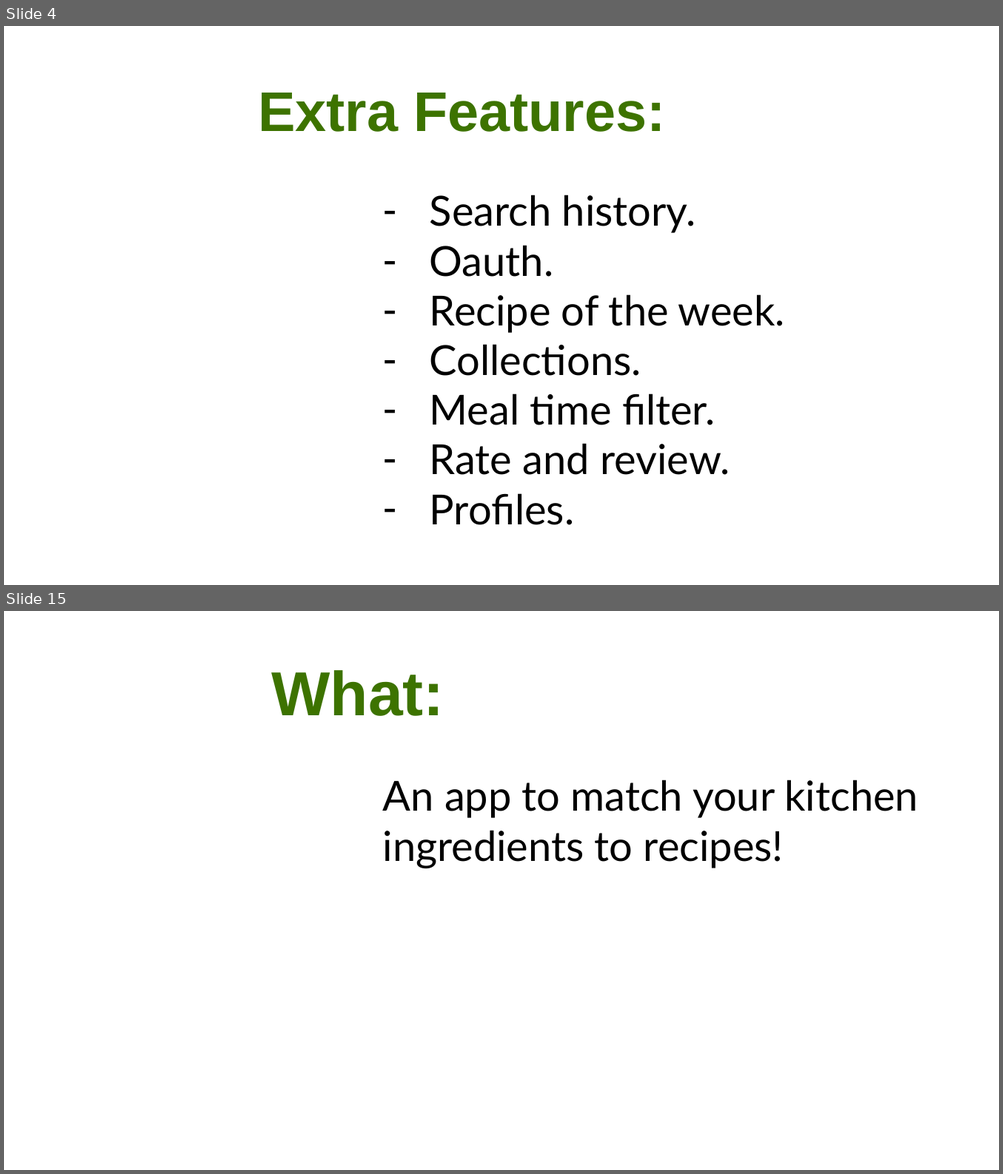
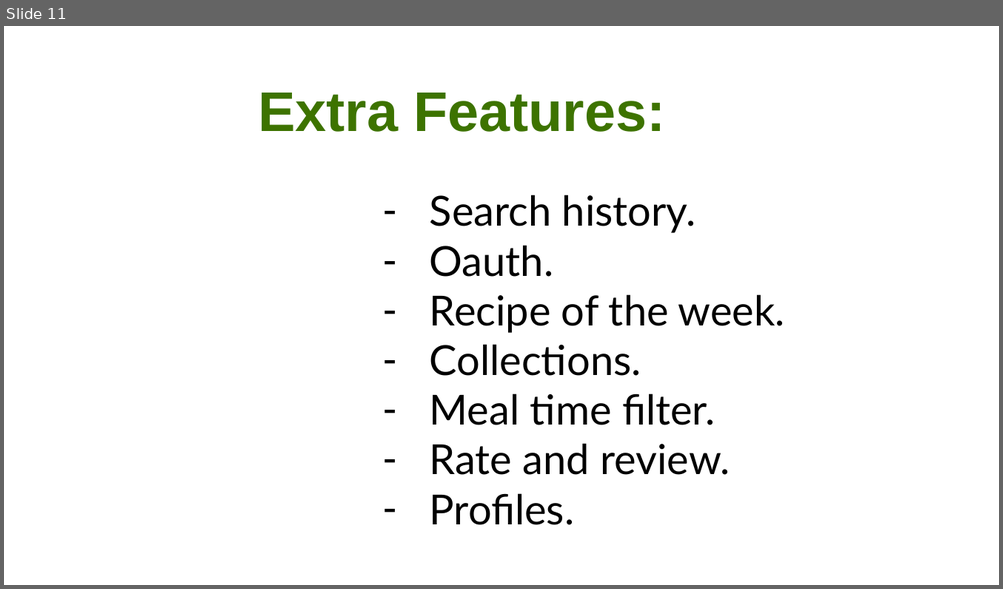
Before and after one commit to CA-MERN/MERN-Part-A-Docs, a slide deck: Presentation1.pptx. Shown one above the other, each under a label of ours: slides 4 and 15 before the commit, slide 11 after it; the slides between them are not shown. The pictures are 1003x1174 and 1003x589 pixels, drawn with LibreOffice and Linux fonts; fonts in the diff are those of the drawing; background and template pictures are left out. Boxes give left, top, right and bottom in pixels: in the first picture for what was removed or moved away, otherwise in the second. Text is boxed around its words. In the diff, an @@ line names an element or a change of style, - is before the commit and + after.

```diff
--- a/Presentation1.pptx
+++ b/Presentation1.pptx
@@ slide 15 removed at bbox=[4, 611, 999, 1170], background picture (left out) @@
@@ title removed at bbox=[272, 670, 444, 716] @@
-What:
@@ text removed at bbox=[383, 780, 918, 869] @@
-An app to match your kitchen
-ingredients to recipes!
@@ what was slide 4 is now slide 11 @@
```
Also in this commit, not shown: 3 slides changed, 12 slides added, 7 other slides removed.
